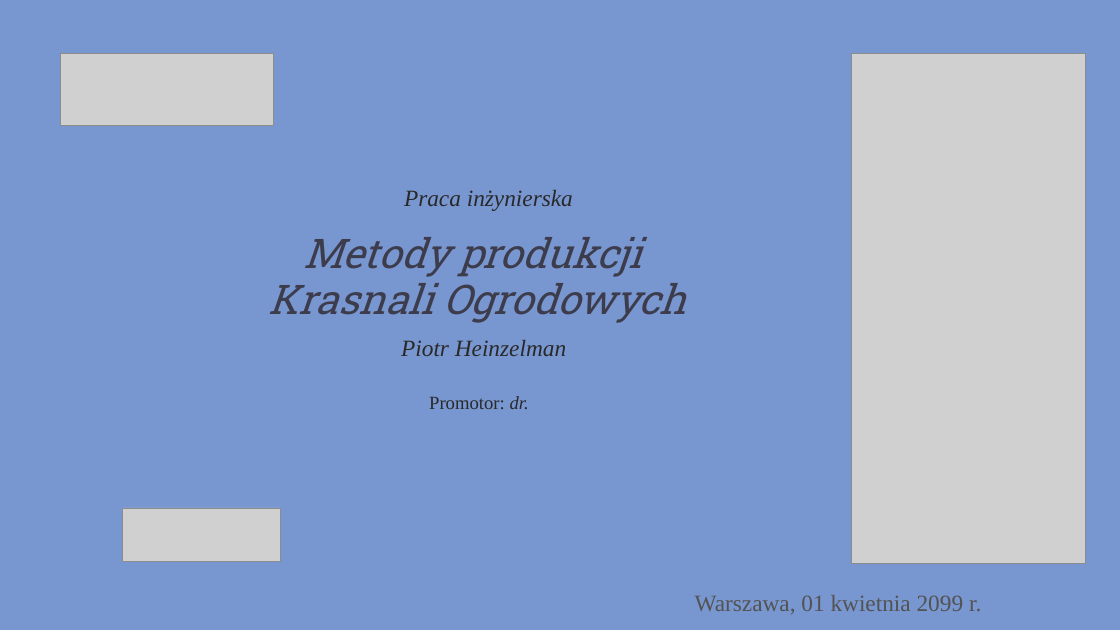
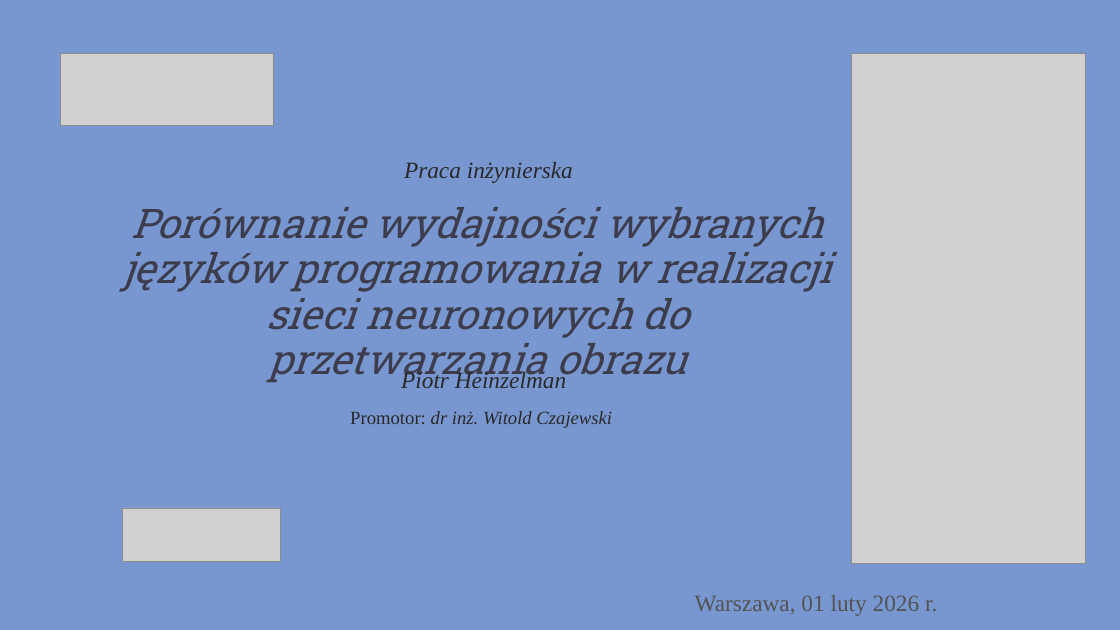
Before and after one commit to piotrHeinzelman/inz, a slide deck: slide 1 of _Prezentacja_/PD_203 Prezentacja_obrona_pracy.pptx. Drawn at 1120x630 pixels with LibreOffice and Linux fonts; fonts in the diff are those of the drawing; grey boxes stand for pictures. Boxes give left, top, right and bottom in pixels: in the first picture for what was removed or moved away, otherwise in the second. Text is boxed around its words. In the diff, an @@ line names an element or a change of style, - is before the commit and + after.

```diff
--- a/_Prezentacja_/PD_203 Prezentacja_obrona_pracy.pptx
+++ b/_Prezentacja_/PD_203 Prezentacja_obrona_pracy.pptx
@@ text "Praca inżynierska": place and size @@
-text "Praca inżynierska" at <box>404,190,573,211</box>
+text "Praca inżynierska" at <box>404,162,573,183</box>
@@ text at <box>123,207,831,386</box>: text changed @@
-Metody produkcji
-Krasnali Ogrodowych
+Porównanie wydajności wybranych języków programowania w realizacji sieci neuronowych do przetwarzania obrazu
@@ text "Piotr Heinzelman": place and size @@
-text "Piotr Heinzelman" at <box>401,340,566,356</box>
+text "Piotr Heinzelman" at <box>401,370,566,388</box>
@@ text at <box>350,411,612,428</box>: text changed; italic on @@
-Promotor: dr.
+Promotor: dr inż. Witold Czajewski
@@ text at <box>695,595,937,616</box>: text changed @@
-Warszawa, 01 kwietnia 2099 r.
+Warszawa, 01 luty 2026 r.
```
Also in this commit, not shown: 2 other slides changed, 7 slides added, 9 slides removed, 19 other files.
